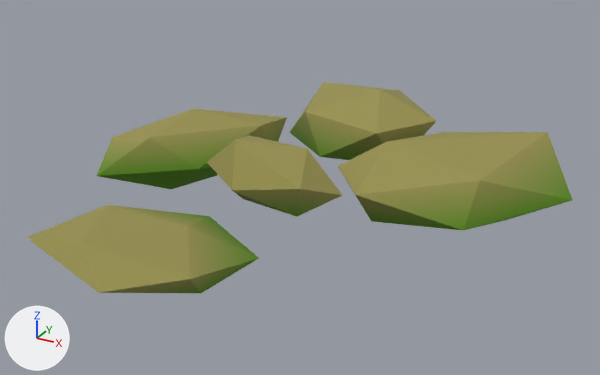
One commit to the glTF model Assets/Rock_1.glb: the scene before it, then after it.
Before and after are seen from a 50 mm camera at (1.253, -2.316, 1.079) aimed at (0.026, -0.084, -0.037). Arrows for +X, +Y and +Z are at lower left; the lights stay in place. The first picture is the older version. Vertices at exactly the same position are counted once.

Before the edit, the objects in view are built like this:
```python
me_rock_1 = bpy.data.meshes.new('Rock_1')
me_rock_1.from_pydata(...)  # 60 vertices, 100 faces; spans x -0.75..0.85, y -0.97..0.86, z -0.18..0.16
me_rock_1.materials.append(mat_vertexcolor)
ob_rock_1 = bpy.data.objects.new('Rock_1', me_rock_1)
ob_rock_1.location = (0.0, 0.0, 0.0)
```
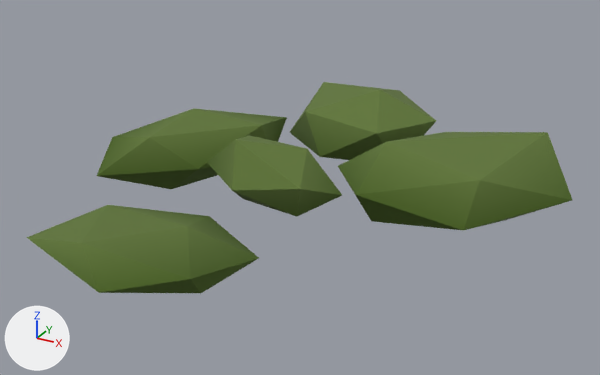
Changed parts and their boxes [x1, y1, x2, y2] in the pictures (600 x 375 px):
part 1 of me_rock_1, recoloured (yellow to dark green): [27, 82, 572, 293] in both
part 2 of me_rock_1, recoloured: [97, 112, 572, 293] in both

What changed in the scene script:
```text
Change me_rock_1:
    where me_rock_1.from_pydata(...)  # 60 vertices, 100 faces; spans x -0.75..0.85, y -0.97..0.86, z -0.18..0.16
    used by ob_rock_1; location = (0.0, 0.0, 0.0)
    me_rock_1 part 1: 50 faces centred in x -0.66..0.72, y -0.92..0.82, z -0.01..0.13 are repainted in the vertex colours; the middle colour goes from yellow #999251 to dark green #607638
    me_rock_1 part 2: 50 faces centred in x -0.72..0.76, y -0.86..0.79, z -0.14..0.02 are repainted in the vertex colours; the middle colour goes from green #528412 to dark green #475f1c
```
